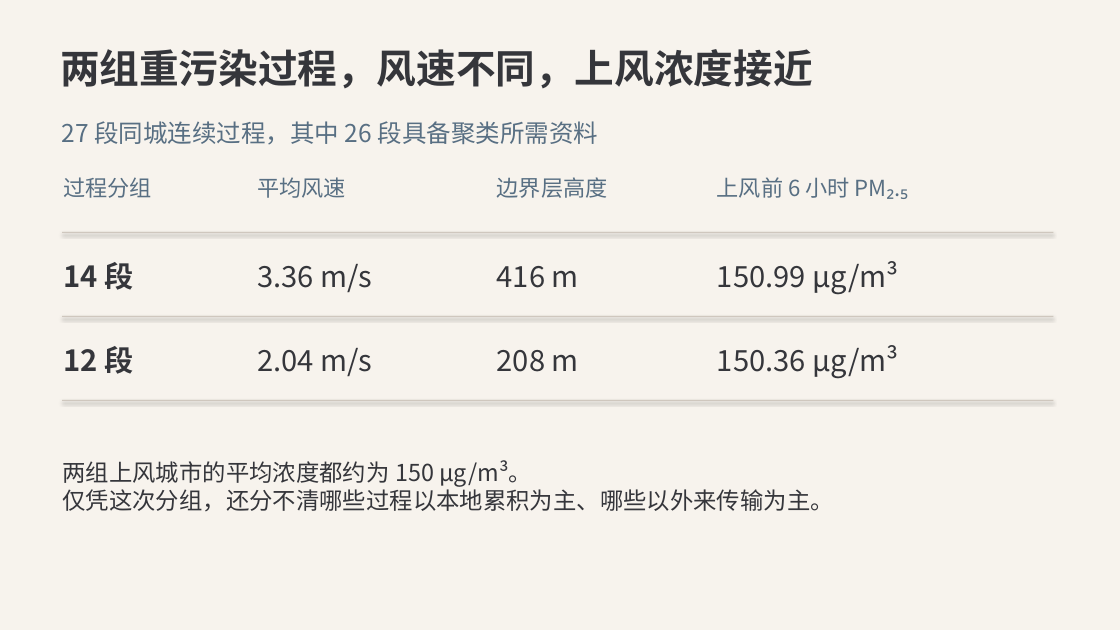
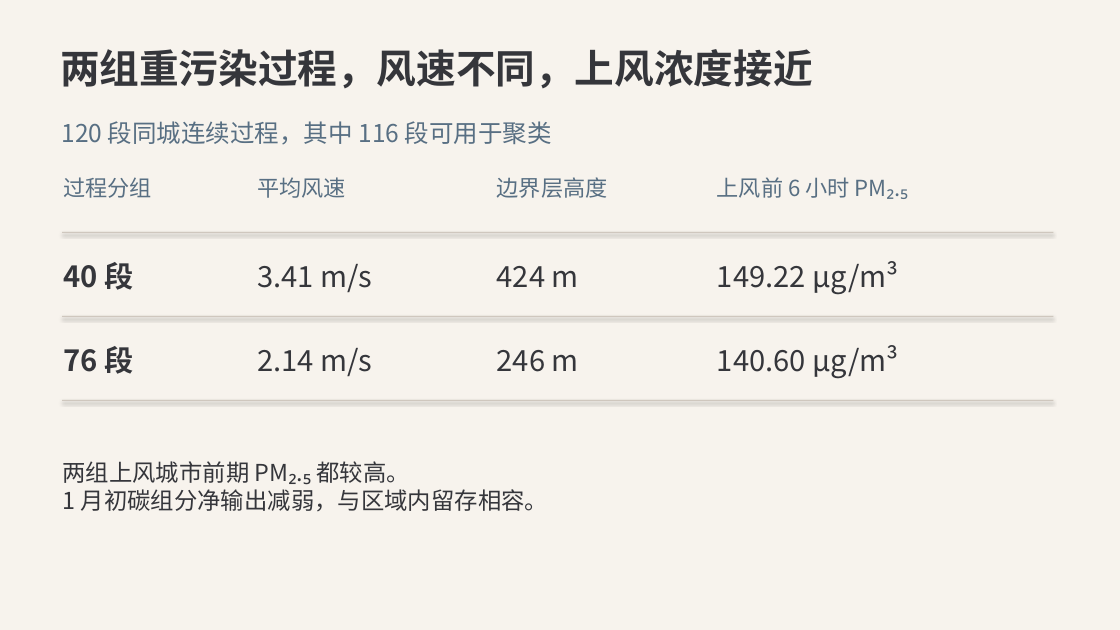
Before and after one commit to gxm-nju/china-air-pollution, a slide deck: slide 3 of docs/课堂展示.pptx. Drawn at 1120x630 pixels with LibreOffice and Linux fonts; fonts in the diff are those of the drawing. Boxes give left, top, right and bottom in pixels: in the first picture for what was removed or moved away, otherwise in the second. Text is boxed around its words. In the diff, an @@ line names an element or a change of style, - is before the commit and + after.

```diff
--- a/docs/课堂展示.pptx
+++ b/docs/课堂展示.pptx
@@ text at [62, 121, 552, 145]: text changed @@
-27 段同城连续过程，其中 26 段具备聚类所需资料
+120 段同城连续过程，其中 116 段可用于聚类
@@ text at [63, 262, 133, 290]: text changed @@
-14 段
+40 段
@@ text at [257, 264, 373, 293]: text changed @@
-3.36 m/s
+3.41 m/s
@@ text at [497, 266, 579, 287]: text changed @@
-416 m
+424 m
@@ text at [717, 261, 899, 295]: text changed @@
-150.99 µg/m³
+149.22 µg/m³
@@ text at [63, 346, 133, 374]: text changed @@
-12 段
+76 段
@@ text at [257, 348, 373, 377]: text changed @@
-2.04 m/s
+2.14 m/s
@@ text at [497, 350, 579, 372]: text changed @@
-208 m
+246 m
@@ text at [717, 345, 899, 379]: text changed @@
-150.36 µg/m³
+140.60 µg/m³
@@ text at [63, 461, 548, 511]: text changed @@
-两组上风城市的平均浓度都约为 150 µg/m³。
-仅凭这次分组，还分不清哪些过程以本地累积为主、哪些以外来传输为主。
+两组上风城市前期 PM₂.₅ 都较高。
+1 月初碳组分净输出减弱，与区域内留存相容。
```
Also in this commit, not shown: 6 other slides changed, 1 slide added, 22 other files.
